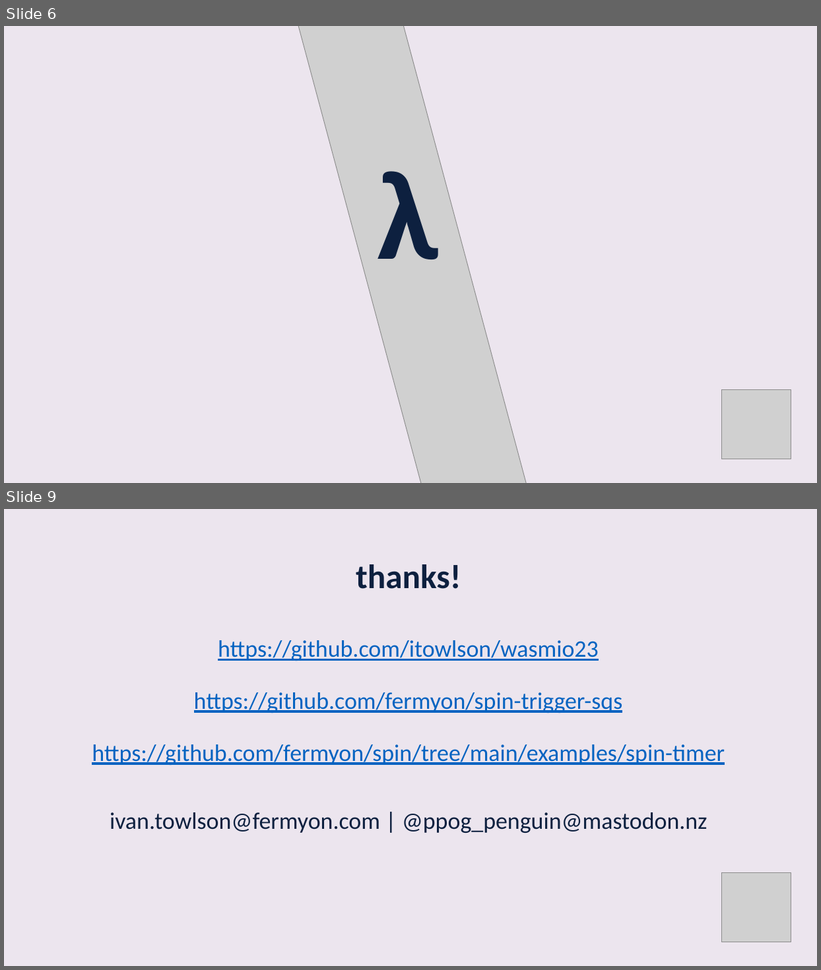
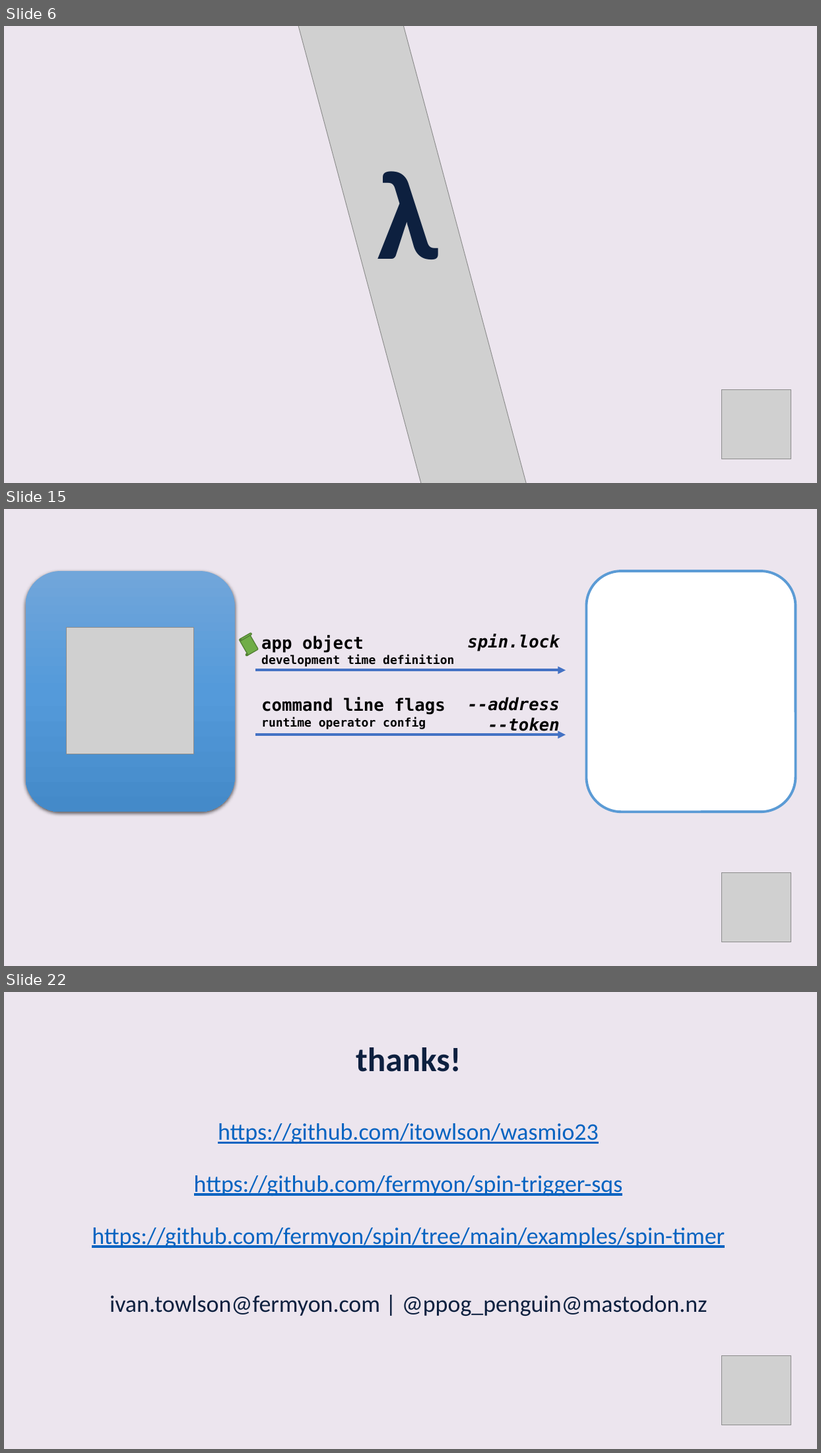
Before and after one commit to itowlson/wasmio23, a slide deck: slides/beyond-http-microservices.pptx. Shown one above the other, each under a label of ours: slides 6 and 9 before the commit, slides 6, 15 and 22 after it; the slides between them are not shown. The pictures are 821x970 and 821x1453 pixels, drawn with LibreOffice and Linux fonts; fonts in the diff are those of the drawing; grey boxes stand for pictures. Boxes give left, top, right and bottom in pixels: in the first picture for what was removed or moved away, otherwise in the second. Text is boxed around its words. In the diff, an @@ line names an element or a change of style, - is before the commit and + after.

Commit message:
Updated slides

```diff
--- a/slides/beyond-http-microservices.pptx
+++ b/slides/beyond-http-microservices.pptx
@@ slide 15 added at <box>4,509,817,966</box>, background #ECE5EE @@
@@ rounded rectangle added at <box>25,571,234,812</box>, fill gradient #71A6DB to #559BDB to #448ACA @@
@@ rounded rectangle added at <box>587,571,796,812</box>, fill #FFFFFF, outline #5B9BD5 3 pt @@
@@ picture added at <box>67,627,193,755</box> @@
@@ vertical scroll added at <box>237,632,260,656</box>, fill #70AD47, outline #538035 1 pt @@
@@ text added at <box>261,636,454,667</box>, 14 pt, text #000000, bold @@
+app object
+development time definition
@@ text added at <box>467,634,559,652</box>, 20 pt, text #000000, bold, italic @@
+spin.lock
@@ arrow added from (255, 671) to (566, 671), #4472C4 3 pt @@
@@ text added at <box>261,698,445,729</box>, 14 pt, text #000000, bold @@
+command line flags
+runtime operator config
@@ text added at <box>467,697,559,734</box>, 20 pt, text #000000, bold, italic @@
+--address
+--token
@@ arrow added from (255, 735) to (566, 735), #4472C4 3 pt @@
@@ picture added at <box>722,873,791,943</box> @@
@@ what was slide 9 is now slide 22 @@
```
Also in this commit, not shown: 14 other slides added, 2 slides removed.
